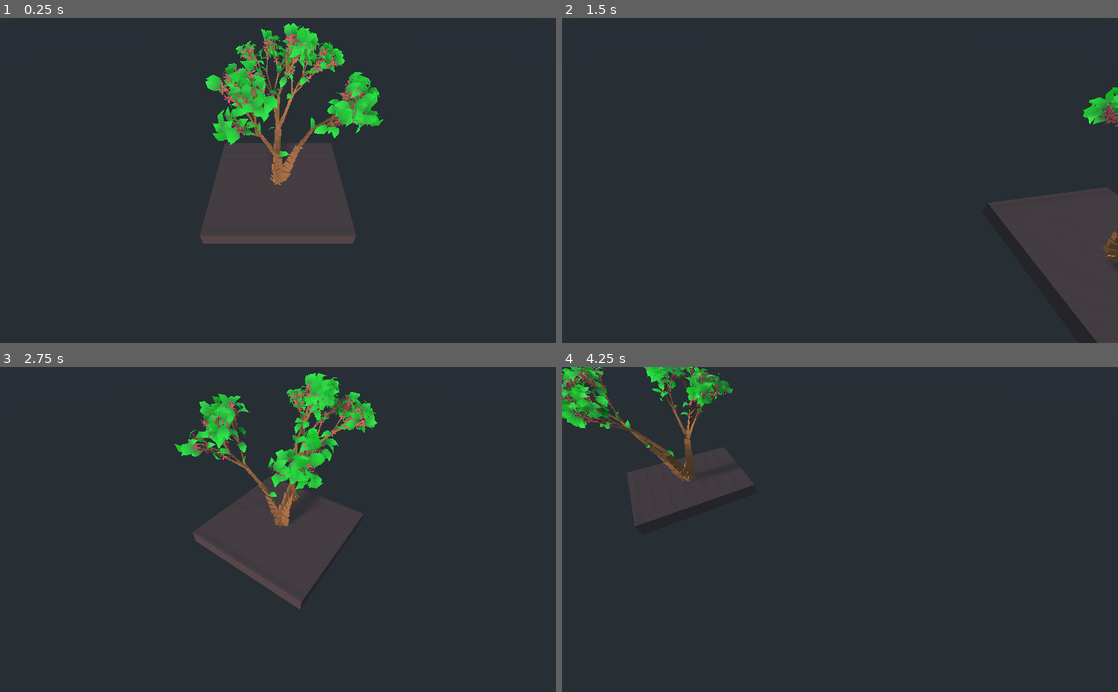
Above: before the commit, frames 1-4 (two rows, left to right).
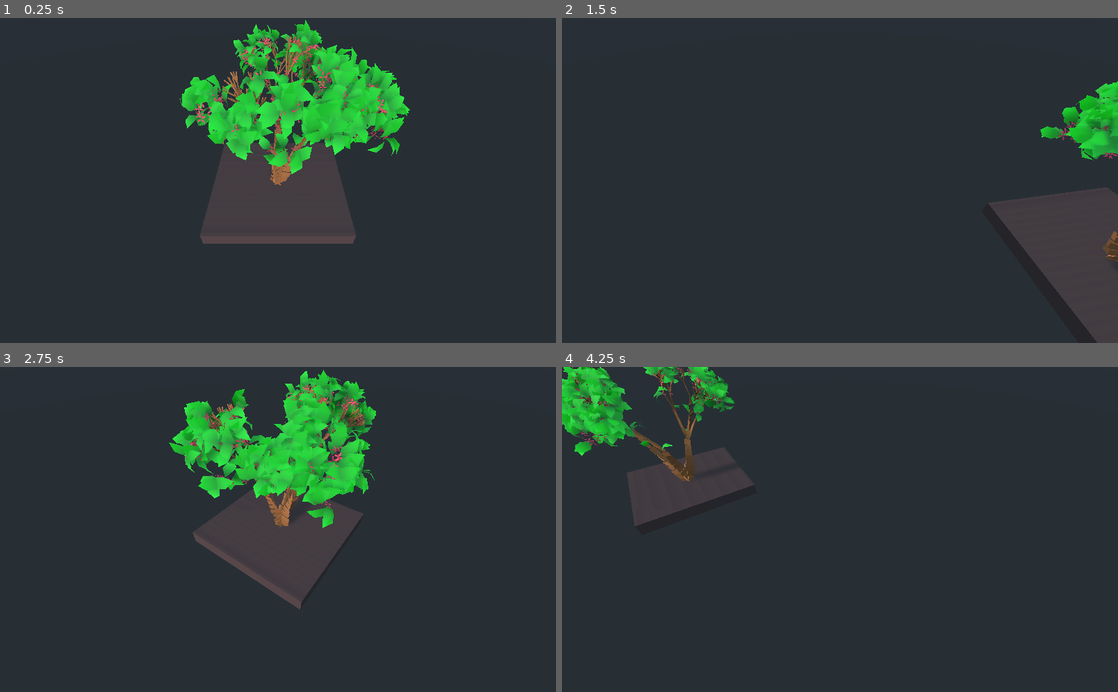
Above: after the commit, the same moments.

Repository: troyeubanks/plants
Game: Godot game, scene res://Garden.tscn
The game is run twice, just before and just after one commit, with the same random seed, the same clock (stepped at 60 frames per second) and the same inputs.
Inputs (mouse positions are in pixels of both pictures, inside the frame that each line leads up to):
- Up to frame 1 (0.25 s): no input
- Up to frame 2 (1.5 s): move the mouse to (962, 164) at 0.52 s; hold E (rotate_right) 0.53-1.28 s; hold S (camera_backward) 0.53-1.28 s; click (962, 164) at 0.67 s; move the mouse to (728, 196) at 1.27 s; hold Down (rotate_backward) from 1.28 s (still down); tap W (camera_forward) at 1.35 s
- Up to frame 3 (2.75 s): move the mouse to (333, 458) at 2.02 s; release Down (rotate_backward) at 2.03 s; hold E (rotate_right) from 2.03 s (still down); hold A (camera_left) from 2.03 s (still down)
- Up to frame 4 (4.25 s): move the mouse to (812, 594) at 2.77 s; release E (rotate_right) at 2.78 s; release A (camera_left) at 2.78 s; hold Up (rotate_forward) 2.78-3.53 s; tap D (camera_right) at 2.85 s; click (812, 594) at 2.92 s; move the mouse to (1006, 578) at 3.52 s; hold Q (rotate_left) from 3.53 s (still down); hold S (camera_backward) from 3.53 s (still down)

The runs differ from the first frame. In frame 1, 8.8% of the frame differs, in the area x 32-74%, y 0-49%; in frame 2, 1.6%; in frame 3, 7.8%; in frame 4, 3.4%.
Error after the commit: Parse Error: Mixed tabs and spaces in indentation. (res://Plant.gd:98)

Commit message:
Added fractional iterations slider. Kinda wonky

Diff:
--- a/Plant.gd
+++ b/Plant.gd
@@ -16,7 +16,7 @@
 export var segment_length := 1.0 setget set_segment_length
 
 
-export(int, 0, 12) var tree = 12 setget set_tree
+export(int, 0, 13) var tree = 1 setget set_tree
 func set_tree(t: int):
 	tree = t
 	generate()
@@ -95,6 +95,11 @@
 
 func set_branch_material(mat: Material):
 	branch_material = mat
+  generate()
+
+export (float, 0, 7) var iterations = 3 setget set_iterations
+func set_iterations(i: float):
+	iterations = i
 	generate()
 
 func set_leaf_material(mat: Material):
@@ -133,7 +138,7 @@
 
 	cursor_position = Vector3.ZERO
 	var stem_generator := StemGenerator.new()
-	var path_specs = stem_generator.get_path_specs(tree)
+	var path_specs = stem_generator.get_path_specs(tree, iterations)
 	var surface_tool = SurfaceTool.new()
 	var turtle = Turtle.new(
 		surface_tool,
--- a/StemGenerator.gd
+++ b/StemGenerator.gd
@@ -183,7 +183,24 @@
 		'leaf_length': 0.6,
 		'leaf_angle': 18 * PI / 180,
 		'leaf_color': Color(.133, .55, .133)
-	}
+	},
+	{
+		# 13
+		# fern
+		'axiom': 'FFFFX',
+		'iterations': 5,
+		'yaw_delta': 60 * PI / 180,
+		'roll_delta': 12.7 * PI / 180,
+		'pitch_delta': 12.7 * PI / 180,
+#		'X': 'F[+XL]!F[-XL]!',
+		'X': 'F[+F[-L]F[+L]L]F[-F[-L]F[+L]L]!XL',
+		'branch_length': 0.3,
+		'branch_width': 0.1,
+		'branch_width_dropoff': 0.707,
+		'leaf_length': 0.3,
+		'leaf_angle': 10 * PI / 180,
+		'leaf_color': Color(.133, .55, .133)
+	},
 ]
 
 func apply_rules_to_sentence(pattern, sentence: String) -> String:
@@ -204,13 +221,13 @@
 			new_sentence += c
 	return new_sentence
 
-func get_path_specs(index):
+func get_path_specs(index, iterations):
 	var pattern = patterns[index]
 
 	var sentence = pattern.axiom
 
-	var whole_iterations = floor(pattern.iterations)
-	var remainder = pattern.iterations - whole_iterations
+	var whole_iterations = floor(iterations)
+	var remainder = iterations - whole_iterations
 	for _i in range(whole_iterations):
 		sentence = apply_rules_to_sentence(pattern, sentence)
 	if (remainder):
--- a/Turtle.gd
+++ b/Turtle.gd
@@ -119,7 +119,7 @@
 	# base of leaf
 	var initial_pos = _pos
 
-	if true:
+	if false:
 		pitch(rand_range(-theta * 3, theta * 3))
 
 		# stem side of leaf
